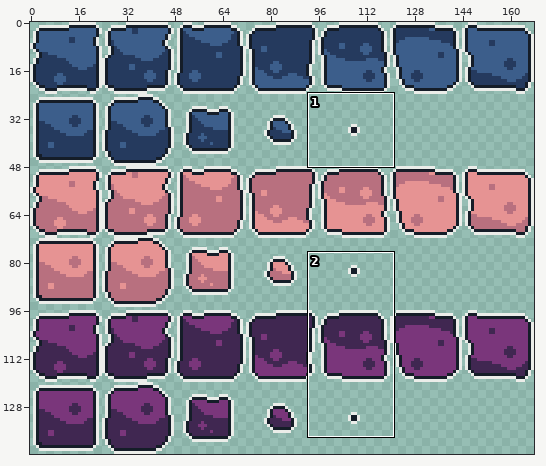
Sprite sheet -- assets/paintDoorSheet.png. The first picture is a wide view before the edit; the outline marks the close-up.
Close-up. As it was:
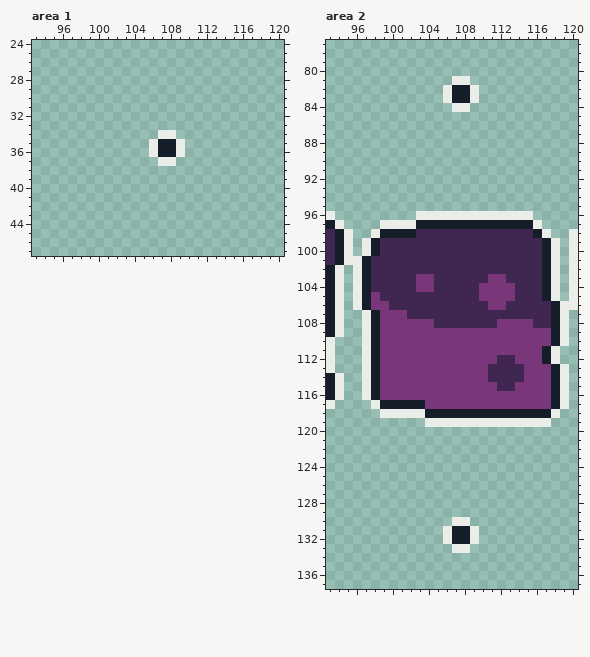
The file is 168x144 pixels. Shown: area 1: x 93..120, y 24..47; area 2: x 93..120, y 77..137.
Now the later version:
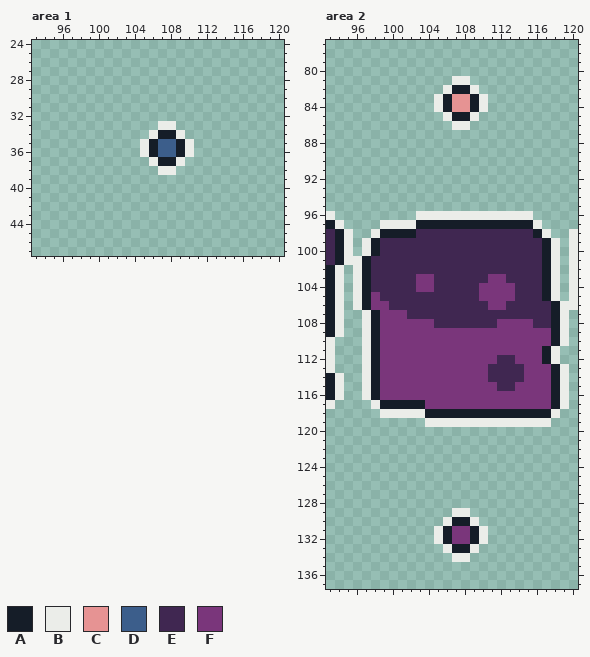
Palette (. is transparent): A #151d28  B #ebede9  C #e69393  D #3c5e8b  E #402751  F #7a367b
The edit:
Changed rows in their new state; - is an unchanged pixel.
Area 1:
first column x 105:
33 --BB--
34 -BAAB-
35 BADDAB
36 BADDAB
37 -BAAB-
38 --BB--
Area 2:
first column x 105:
 83 BACCAB
 84 BACCAB
 85 -BAAB-
 86 --BB--
first column x 105:
129 --BB--
130 -BAAB-
131 BAFFAB
132 BAFFAB
133 -BAAB-
134 --BB--
Where, in picture pixels (left, top, right, bottom), the same in both close-ups:
changed: (140, 121, 194, 175)
changed: (434, 94, 488, 130)
changed: (434, 508, 488, 562)
